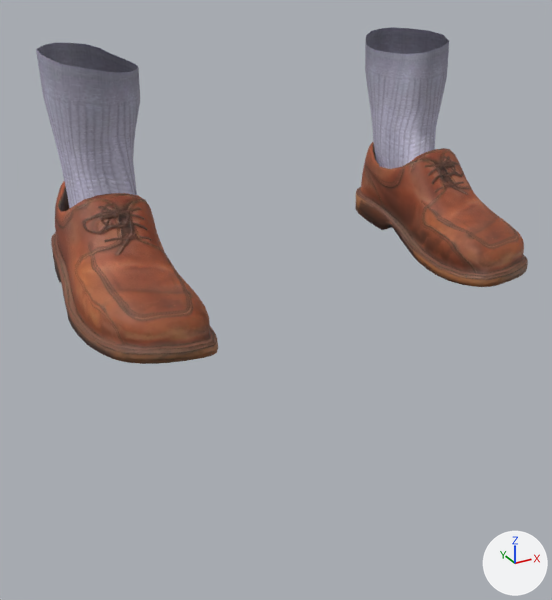
The glTF model app/assets/humans/female/shoes01.glb, before and after one commit.
One viewpoint serves both versions: a camera (50 mm lens) standing at (-0.346, -0.673, 0.278) and looking at (-0.024, -0.088, -0.015). The axes (+X, +Y, +Z) are drawn at lower right. The lights are the same throughout. The first picture is the older version. Vertices at exactly the same position are counted once.

The first picture shows 'part_shoes01'.
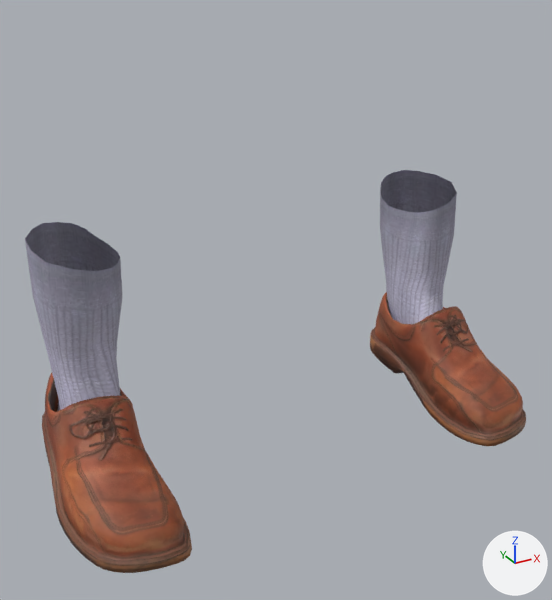
The newer file adds a shape key; the second version is drawn at full value of the shape key 'legs_long' of 'part_shoes01', and the change is written as the vertex moves it makes.

Pixel boxes [x1, y1, x2, y2] of what changed, in the pictures (552 x 600 px; the box of a moved part takes in the faces that stretch with it):
'part_shoes01', reshaped (20% taller)
    before: [36, 27, 528, 364]
    after: [25, 170, 526, 573]
part 1 of me_shoes01, moved or reshaped
    before: [355, 142, 528, 287]
    after: [370, 292, 526, 446]
part 2 of me_shoes01, moved or reshaped
    before: [51, 181, 218, 364]
    after: [42, 373, 192, 573]
part 3 of me_shoes01, moved or reshaped
    before: [365, 27, 449, 169]
    after: [380, 170, 457, 324]
part 4 of me_shoes01, moved or reshaped
    before: [36, 43, 140, 208]
    after: [25, 222, 122, 411]

What changed in the scene script:
```text
Change me_shoes01:
    used by ob_part_shoes01; location = (0.0, 0.0, 0.0)
    remove me_shoes01.from_pydata(...)  # 1722 vertices, 3320 faces; spans x -0.222..0.222, y -0.2..0.029, z 0.001..0.216
    add me_shoes01.from_pydata(...)  # 1722 vertices, 3320 faces; spans x -0.253..0.253, y -0.2..0.029, z -0.184..0.058
    me_shoes01 part 1: the loose piece of 717 vertices spanning x 0.123..0.222, y -0.2..0.029, z 0.001..0.105 is moved by (0.031, 0.0, -0.185)
    me_shoes01 part 2: the loose piece of 717 vertices spanning x -0.222..-0.123, y -0.2..0.029, z 0.001..0.105 is moved by (-0.031, 0.0, -0.185)
    me_shoes01 part 3: 144 of 1722 vertices moved; they spanned x 0.124..0.203, y -0.097..0.027, z 0.029..0.216 and now span x 0.154..0.233, y -0.097..0.027, z -0.155..0.058; mean shift (0.031, 0.0, -0.18); largest move (0.15, 0.006, 0.098) -> (0.181, 0.006, -0.087)
    me_shoes01 part 4: 144 of 1722 vertices moved; they spanned x -0.203..-0.124, y -0.097..0.027, z 0.029..0.216 and now span x -0.233..-0.154, y -0.097..0.027, z -0.155..0.058; mean shift (-0.031, 0.0, -0.18); largest move (-0.15, 0.006, 0.098) -> (-0.181, 0.006, -0.087)
```
